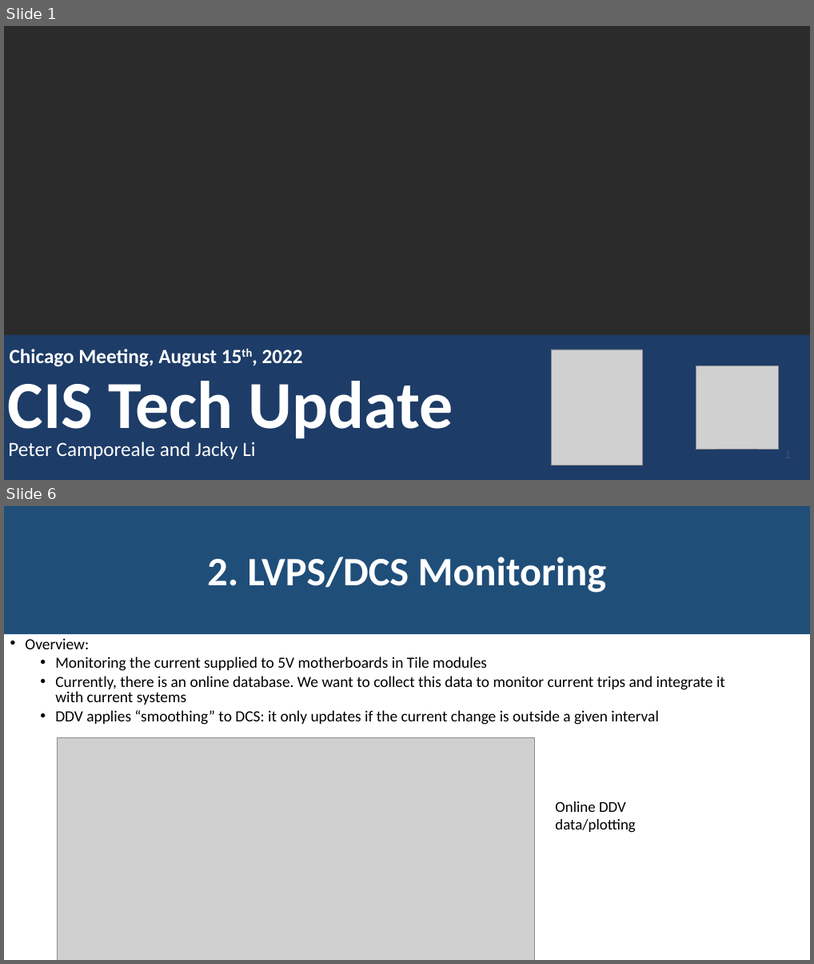
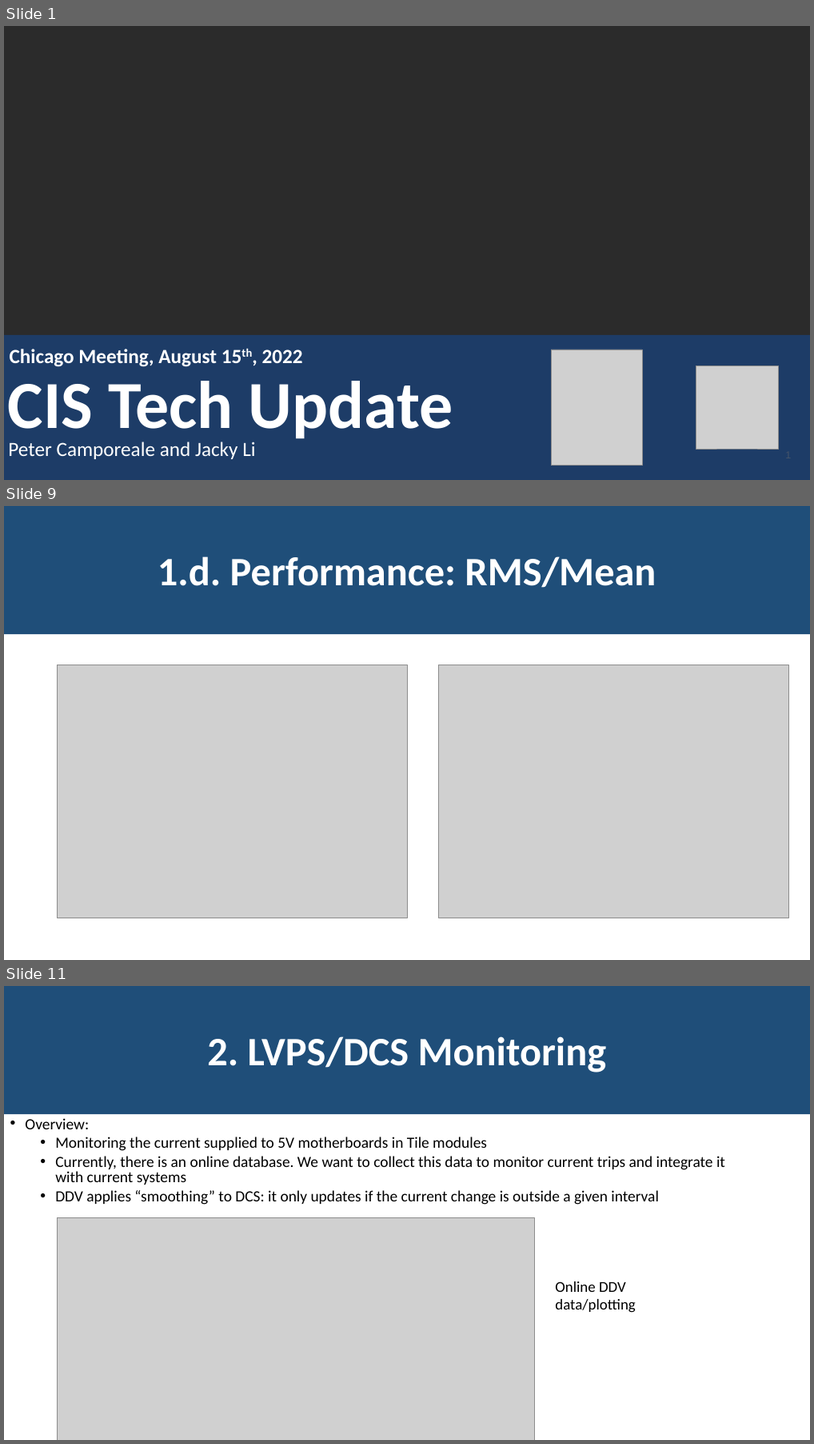
Before and after one commit to JackyMYL/Tile-CIS-group, a slide deck: Chicago Reports/08-15-2022_Jacky&Peter.pptx. Shown one above the other, each under a label of ours: slides 1 and 6 before the commit, slides 1, 9 and 11 after it; the slides between them are not shown. The pictures are 814x964 and 814x1444 pixels, drawn with LibreOffice and Linux fonts; fonts in the diff are those of the drawing; grey boxes stand for pictures; background and template pictures are left out; a plain dark background stands for a picture behind light text. Boxes give left, top, right and bottom in pixels: in the first picture for what was removed or moved away, otherwise in the second. Text is boxed around its words. In the diff, an @@ line names an element or a change of style, - is before the commit and + after.

```diff
--- a/Chicago Reports/08-15-2022_Jacky&Peter.pptx
+++ b/Chicago Reports/08-15-2022_Jacky&Peter.pptx
@@ slide 9 added at box(4, 506, 810, 960), background #FFFFFF @@
@@ rectangle added at box(4, 506, 810, 634), fill #1F4E79, 48 pt, text #FFFFFF, bold @@
+1.d. Performance: RMS/Mean
@@ picture added at box(58, 665, 407, 917) @@
@@ picture added at box(439, 665, 789, 917) @@
@@ what was slide 6 is now slide 11 @@
```
Also in this commit, not shown: 5 slides changed, 4 other slides added.
